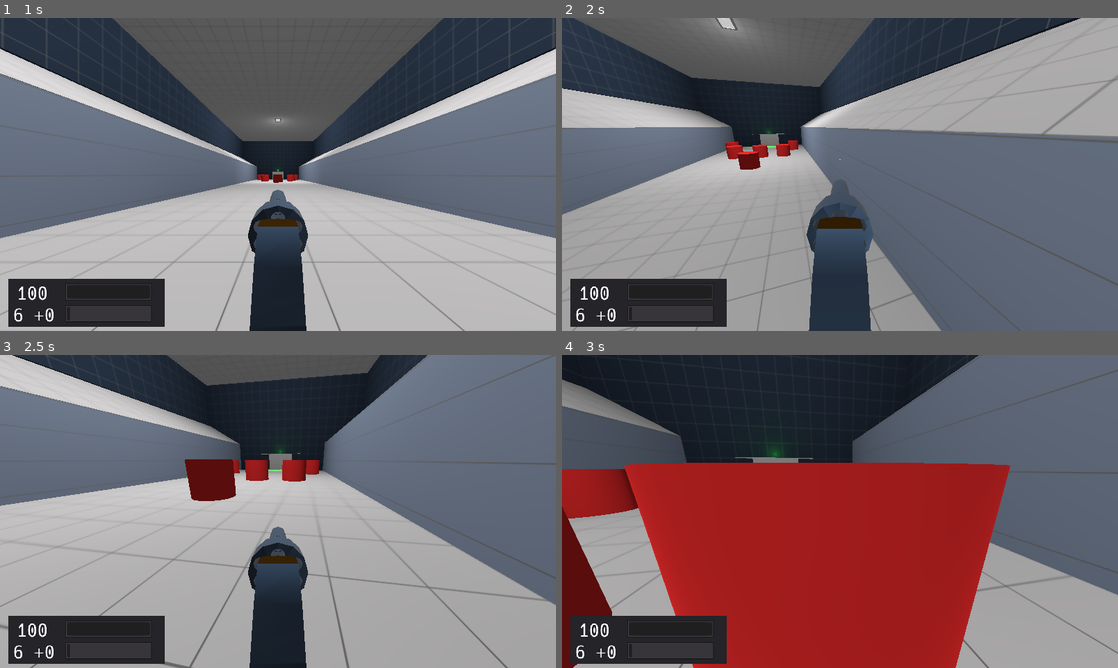
Above: before the commit, frames 1-4 (two rows, left to right).
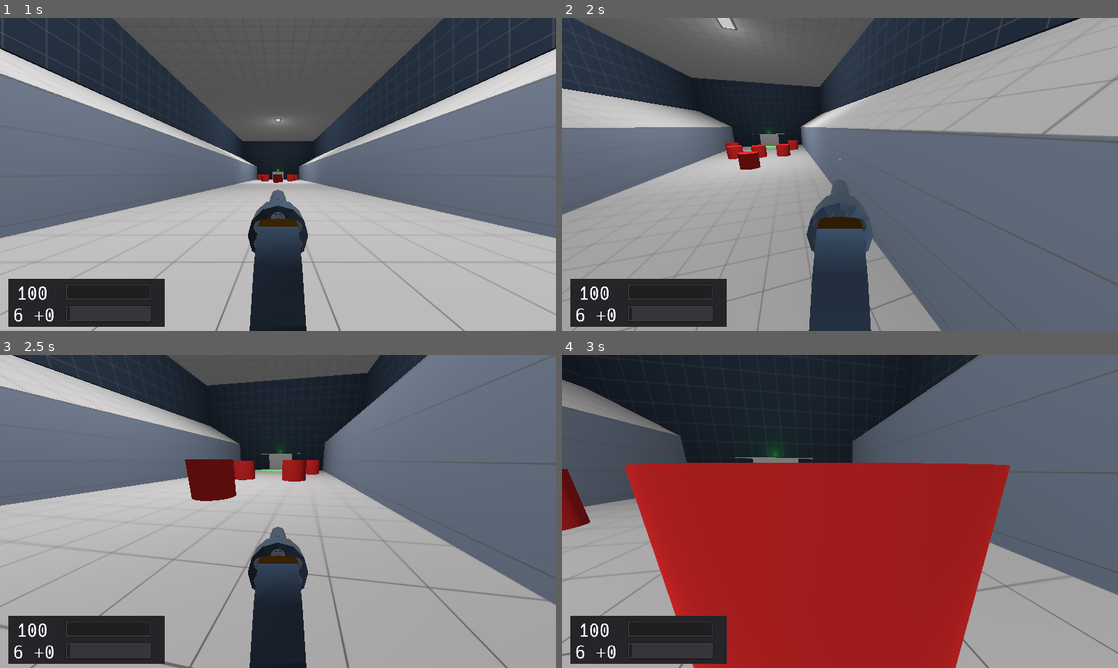
Above: after the commit, the same moments.

Repository: duckinator/keress
Game: Godot game, scene res://menus/MainMenu.tscn
Same seed, same stepped clock (60 frames per second), same inputs: the game is played once before the commit and once after it.
Inputs (mouse positions are in pixels of both pictures, inside the frame that each line leads up to):
- Up to frame 1 (1 s): click "New Game" at 0.5 s
- Up to frame 2 (2 s): tap Enter (ui_accept) at 1.25 s; move the mouse to (867, 174) at 1.27 s; press the mouse at (867, 174) at 1.28 s; hold W (movement_forward) from 1.28 s (still down); tap Space (movement_jump) at 1.52 s
- Up to frame 3 (2.5 s): keep holding W (movement_forward); move the mouse to (250, 511) at 2.02 s; release the mouse at (250, 511) at 2.03 s; right-click (250, 511) at 2.1 s; tap Space (movement_jump) at 2.27 s
- Up to frame 4 (3 s): keep holding W (movement_forward); move the mouse to (851, 505) at 2.77 s; tap Shift (movement_crouch) at 2.85 s

Frame 1 is identical in both runs. In frame 2, less than 0.1% of the frame differs, in the area x 29-41%, y 39-49%; in frame 3, 0.3%; in frame 4, 3.9%, in the area x 0-81%, y 34-100%.

Commit message:
Switch levels 1 and 2 to use Enemies.spawn().

Diff:
--- a/src/levels/Level_001.gd
+++ b/src/levels/Level_001.gd
@@ -4,12 +4,12 @@
 
 var mobs = []
 func _ready():
-	spawn_enemy(Vector3(15, 10, -140))
-	spawn_enemy(Vector3(10, 10, -120))
-	spawn_enemy(Vector3(0, 10, -100))
-	spawn_enemy(Vector3(0, 10, -120))
-	spawn_enemy(Vector3(-10, 10, -120))
-	spawn_enemy(Vector3(-15, 10, -140))
+	Enemies.spawn(Vector3(15, 10, -140))
+	Enemies.spawn(Vector3(10, 10, -120))
+	Enemies.spawn(Vector3(0, 10, -100))
+	Enemies.spawn(Vector3(0, 10, -120))
+	Enemies.spawn(Vector3(-10, 10, -120))
+	Enemies.spawn(Vector3(-15, 10, -140))
 
 func player_noise(trans, sound, loudness):
 	trans = trans.round()
@@ -30,9 +30,3 @@
 func mob_died(mob):
 	mobs.remove(mobs.find(mob))
 	mob.cleanup()
-
-func spawn_enemy(pos):
-	var scene = load("res://enemies/enemy1/Enemy1.tscn").instance()
-	add_child(scene)
-	scene.translate(pos)
-	mobs.append(scene)
--- a/src/levels/Level_002.gd
+++ b/src/levels/Level_002.gd
@@ -4,10 +4,10 @@
 
 var mobs = []
 func _ready():
-	spawn_enemy(Vector3(-30, 30, -40))
-	spawn_enemy(Vector3(0, 30, -10))
-	spawn_enemy(Vector3(0, 30, -65))
-	spawn_enemy(Vector3(30, 30, -40))
+	Enemies.spawn(Vector3(-30, 30, -40))
+	Enemies.spawn(Vector3(0, 30, -10))
+	Enemies.spawn(Vector3(0, 30, -65))
+	Enemies.spawn(Vector3(30, 30, -40))
 
 func player_noise(trans, sound, loudness):
 	trans = trans.round()
@@ -20,9 +20,3 @@
 	Console.log("MOB DIED: " + str(mob))
 	mobs.remove(mobs.find(mob))
 	mob.cleanup()
-
-func spawn_enemy(pos):
-	var scene = load("res://enemies/enemy1/Enemy1.tscn").instance()
-	add_child(scene)
-	scene.translate(pos)
-	mobs.append(scene)
